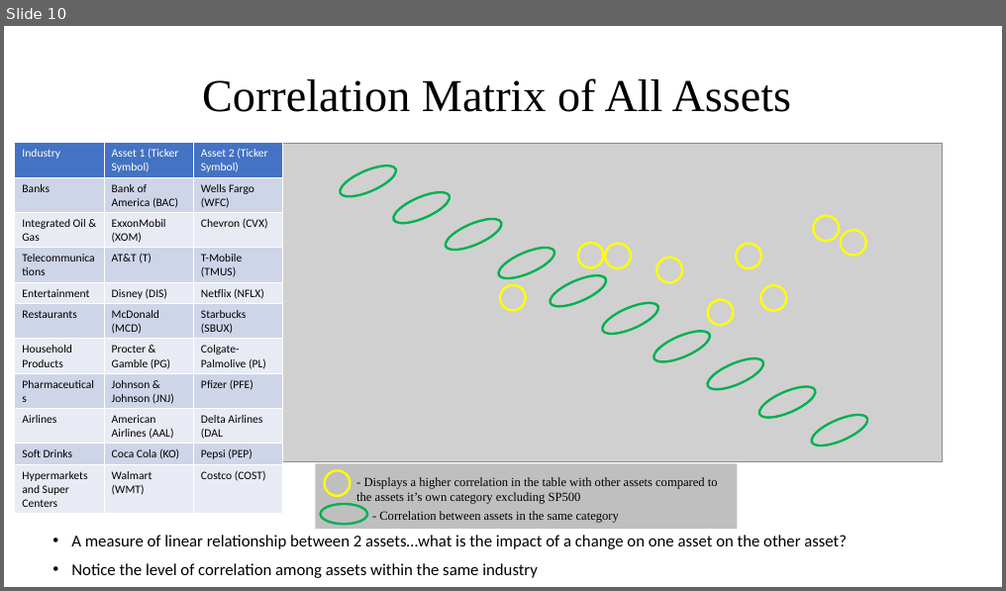
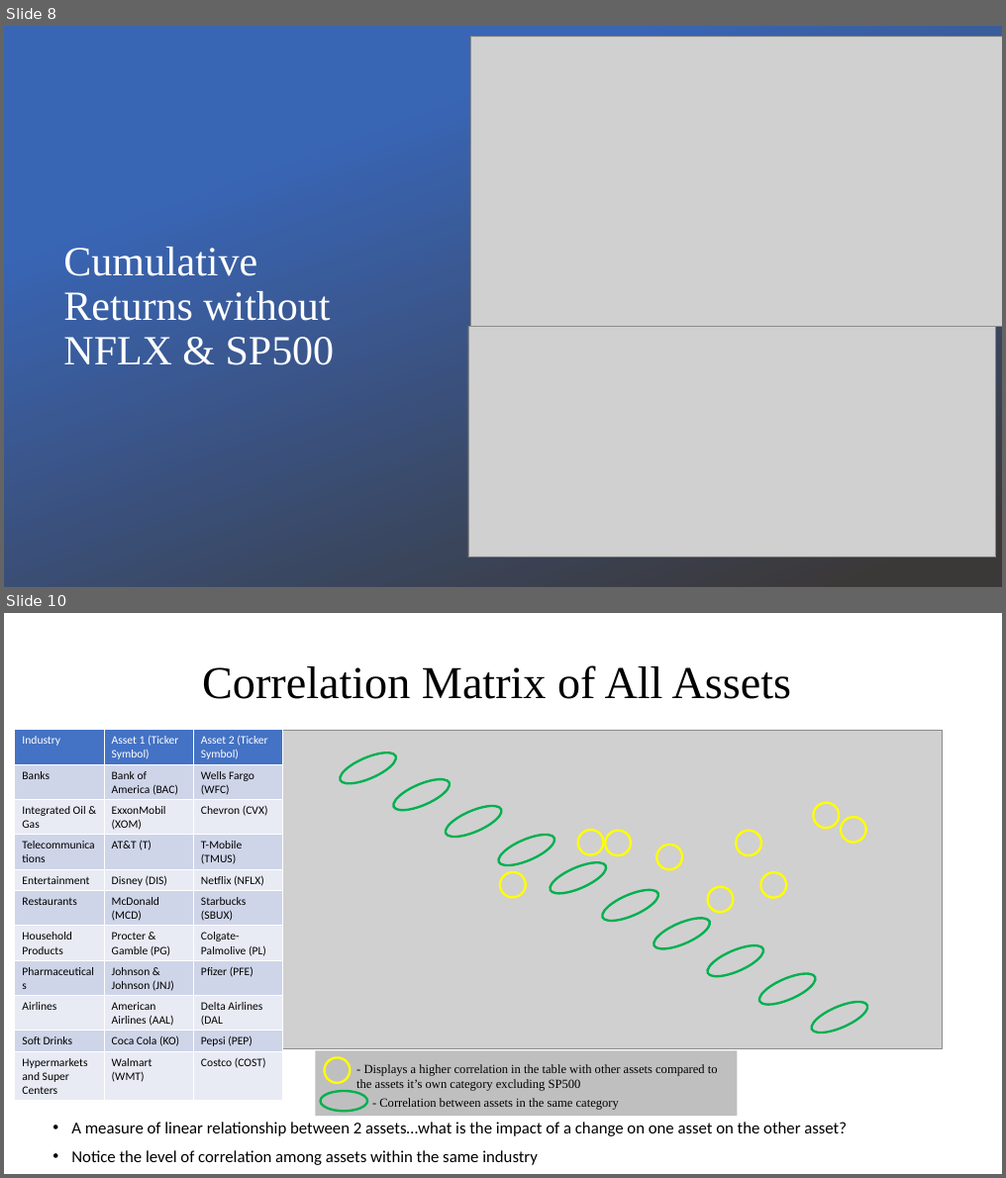
Before and after one commit to claybeaver/Group9_Project1, a slide deck: Final_Presentation.pptx. Shown one above the other, each under a label of ours: slide 10 before the commit, slides 8 and 10 after it; the slides between them are not shown. The pictures are 1006x591 and 1006x1178 pixels, drawn with LibreOffice and Linux fonts; fonts in the diff are those of the drawing; grey boxes stand for pictures; background and template pictures are left out; a plain dark background stands for a picture behind light text. Boxes give left, top, right and bottom in pixels: in the first picture for what was removed or moved away, otherwise in the second. Text is boxed around its words. In the diff, an @@ line names an element or a change of style, - is before the commit and + after.

Commit message:
Started merging Tunde Narrative (9/15) with PPT & Implement Design theme. New Charts in Images & .IPYNB File

```diff
--- a/Final_Presentation.pptx
+++ b/Final_Presentation.pptx
@@ slide 8 added at (4,26,1002,587), background picture (left out) @@
@@ rectangle added at (4,26,1002,587), fill gradient #3965B5 to #3B3838 @@
@@ picture added at (471,36,1002,326) @@
@@ title added at (63,247,335,366), 40 pt, text #FFFFFF @@
+Cumulative Returns without NFLX & SP500
@@ picture added at (468,326,996,558) @@
```
Also in this commit, not shown: 8 slides changed, 1 slide removed, 28 other files.
